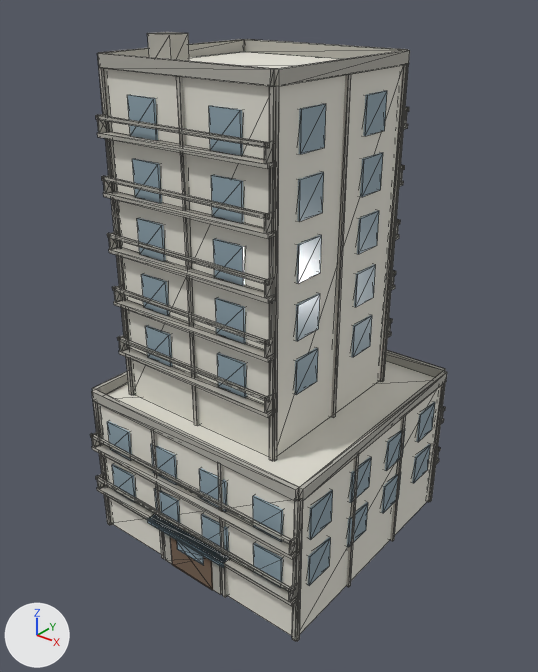
One commit to the glTF model public/buildings/residential_2x2_b.glb: the scene before it, then after it.
Both versions are drawn from a 50 mm camera at (30.9, -22.8, 31.0) aimed at (7.5, 6.5, 12.8). Lighting does not change. The marker at lower left points along +X, +Y and +Z. The older version comes first. Mesh edges are drawn as thin lines. Vertices at exactly the same position are counted once.

The first picture shows 'residential_2x2_b_0'.
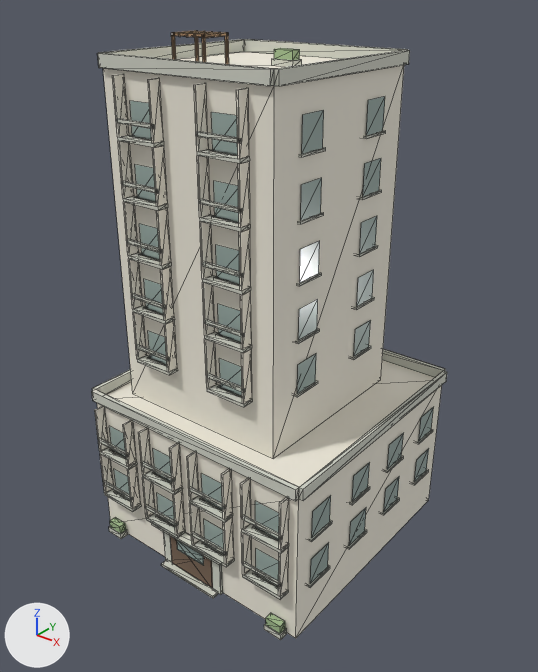
Location of each change, [x1, y1, x2, y2] in pixels of the pictures (538 x 672 px):
'residential_2x2_b_0', recoloured, reshaped
    before: [90, 32, 447, 641]
    after: [92, 31, 447, 640]
part 1 of me_residential_2x2_b_0, deleted
    before: [90, 32, 446, 641]
part 2 of me_residential_2x2_b_0, built on
    before: [96, 90, 404, 398]
    after: [112, 31, 386, 407]
part 3 of me_residential_2x2_b_0, reshaped
    before: [96, 458, 439, 606]
    after: [95, 406, 434, 640]
part 4 of me_residential_2x2_b_0, recoloured
    after: [137, 137, 241, 396]

The change, as a diff of the scene's bpy script:
```diff
--- a/public/buildings/residential_2x2_b.glb.py
+++ b/public/buildings/residential_2x2_b.glb.py
@@ mat_residential_2x2_b_trim @@
 mat_residential_2x2_b_trim = principled_material('residential_2x2_b_trim')
-mat_residential_2x2_b_trim.base_color = (0.429, 0.418, 0.374)  # grey #afada5
+mat_residential_2x2_b_trim.base_color = (0.65, 0.66, 0.58)  # light grey #d3d4c8
 mat_residential_2x2_b_trim.roughness = 0.85
@@ mat_residential_2x2_b_sign @@
+mat_residential_2x2_b_sign = principled_material('residential_2x2_b_sign')
+mat_residential_2x2_b_sign.base_color = (0.46, 0.29, 0.16)  # brown #b5936f
+mat_residential_2x2_b_sign.roughness = 0.85
@@ me_residential_2x2_b_0 @@
 # used by ob_residential_2x2_b_0; location = (0.0, 0.0, 0.0)
-me_residential_2x2_b_0.from_pydata(...)  # 1352 vertices, 2064 faces; spans x -0.2..14.8, y -0.6..15.1, z 0.0..28.5
+me_residential_2x2_b_0.from_pydata(...)  # 1576 vertices, 2232 faces; spans x -0.2..14.8, y -0.6..14.8, z 0.0..28.5
+# me_residential_2x2_b_0 part 1: 109 loose pieces with 872 vertices, spanning x -0.2..14.7, y -0.6..15.1, z 0.0..28.5, are deleted
+# me_residential_2x2_b_0 part 2: 40 vertices moved within x 1.3..9.9, y 1.6..10.5, z 12.0..24.0; 168 vertices removed from x 1.0..11.8, y 1.1..12.8, z 13.9..25.9; 760 vertices added at x 1.0..11.8, y 1.1..12.4, z 11.8..28.5
+# me_residential_2x2_b_0 part 3: 143 vertices removed from x -0.2..14.6, y -0.6..15.1, z 2.7..4.9; 647 vertices added at x -0.2..14.7, y -0.6..14.7, z 0.0..8.8
+# me_residential_2x2_b_0 part 4: 40 faces spanning x 1.0..9.9, y 1.6..10.5, z 12.0..24.0 switch from mat_residential_2x2_b_glass (greyish blue #90a6b1) to mat_residential_2x2_b_trim (light grey #d3d4c8)
 me_residential_2x2_b_0.materials.append(mat_residential_2x2_b_wall)
@@ me_residential_2x2_b_0 @@
 me_residential_2x2_b_0.materials.append(mat_residential_2x2_b_awning)
+me_residential_2x2_b_0.materials.append(mat_residential_2x2_b_sign)  # brown #b5936f
```
